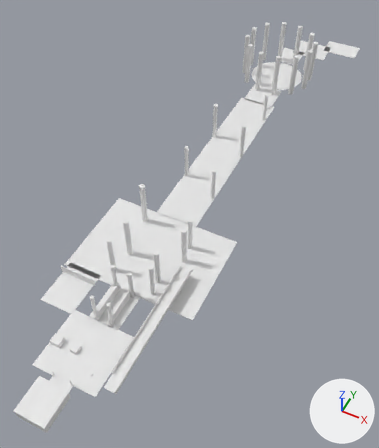
A saved change to the Blender file game/assets/src/levels/ironwood.blend.
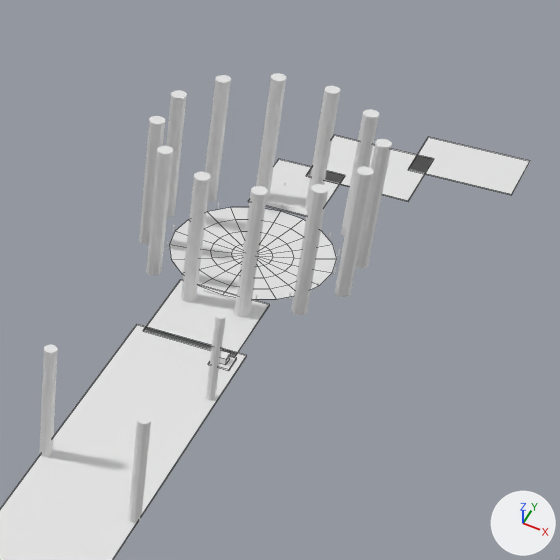
Each version is shown whole from a 50 mm camera at (46.1, -26.0, 105.2) aimed at (1.1, 64.0, -7.2), then close up on the part from 53% to 97% of the width and 0% to 38% of the height. The lights are fixed; the arrows at lower right show +X, +Y and +Z. The older version's two pictures come first. The close-ups show mesh edges as thin lines.

Names of what the first close-up shows: 'arena_approach', 'arena_bowl', 'arena_pine_00', 'arena_pine_07', 'arena_pine_08', 'arena_pine_09', 'arena_pine_10', 'arena_pine_11', 'coda_bend', 'coda_bethany', 'coda_straight', 'road_ground' and 12 more.
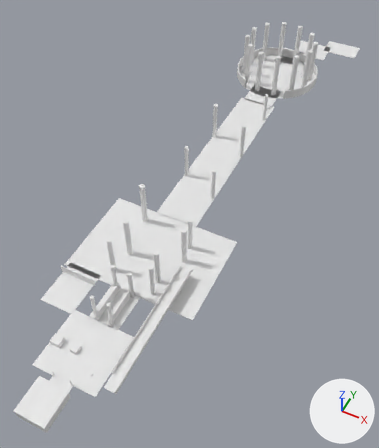
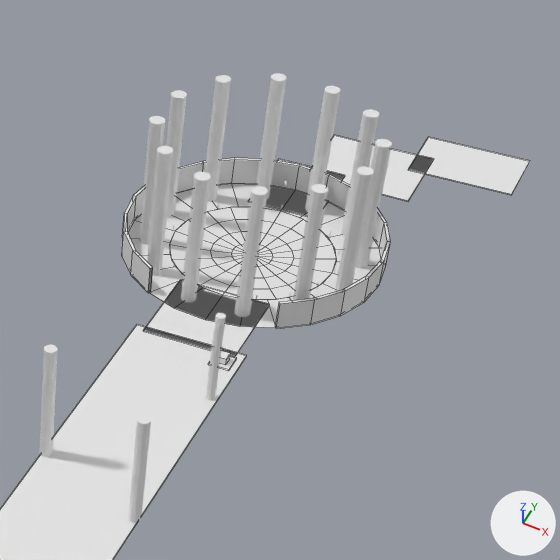
Changed parts and their boxes (x1, y1, x2, y2) in the close-ups (560 x 560 px):
'arena_skirt_wall', added
    after: (122, 158, 391, 329)
'arena_skirt_floor', added
    after: (128, 184, 381, 328)
'coda_straight', unchanged, covered by the edit
    before: (248, 159, 345, 216)
    after: (249, 159, 345, 215)

Diff of the bpy script that builds the scene:
```diff
--- a/game/assets/src/levels/ironwood.blend.py
+++ b/game/assets/src/levels/ironwood.blend.py
@@ me_arena_skirt_wall @@
+me_arena_skirt_wall.from_pydata(...)  # 84 vertices, 80 faces; spans x -14.2..14.2, y 123.7..150.2, z 0.0..3.0
+me_arena_skirt_wall.materials.append(mat_placeholder)  # white #e7e7e7
@@ me_arena_skirt_floor @@
+me_arena_skirt_floor.from_pydata(...)  # 48 vertices, 24 faces; spans x -14.0..14.0, y 122.0..150.0, z 0.0
+me_arena_skirt_floor.materials.append(mat_placeholder)  # white #e7e7e7
@@ ob_arena_skirt_wall @@
+ob_arena_skirt_wall = bpy.data.objects.new('arena_skirt_wall', me_arena_skirt_wall)
+ob_arena_skirt_wall.location = (0.0, 0.0, 0.0)
@@ ob_arena_skirt_floor @@
+ob_arena_skirt_floor = bpy.data.objects.new('arena_skirt_floor', me_arena_skirt_floor)
+ob_arena_skirt_floor.location = (0.0, 0.0, 0.0)
```
